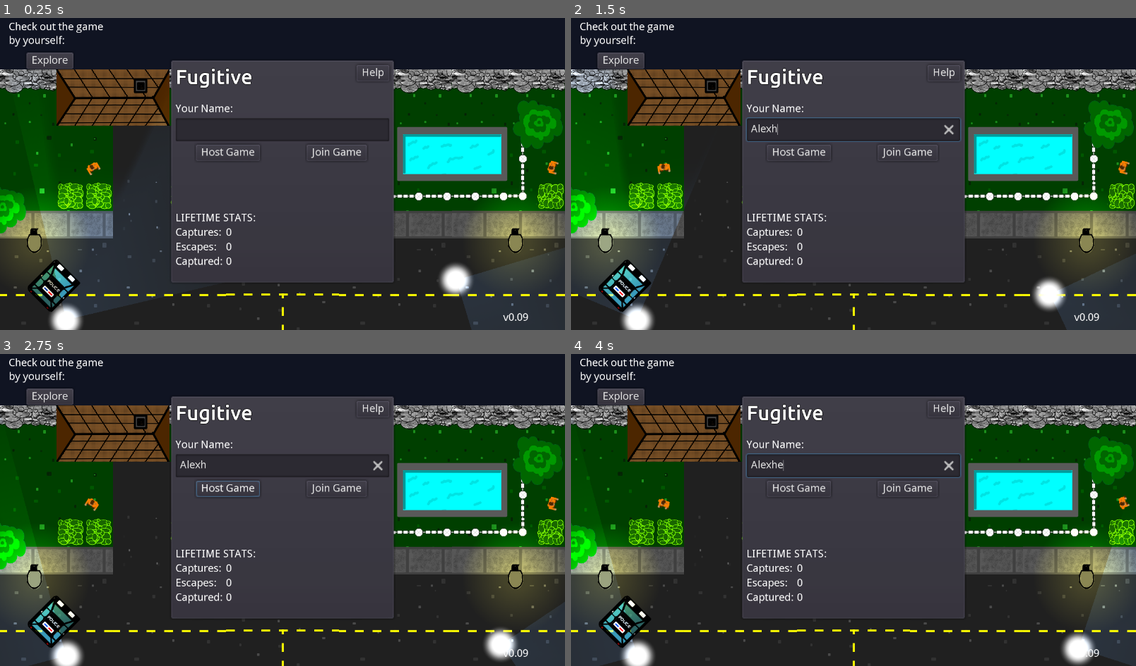
Above: before the commit, frames 1-4 (two rows, left to right).
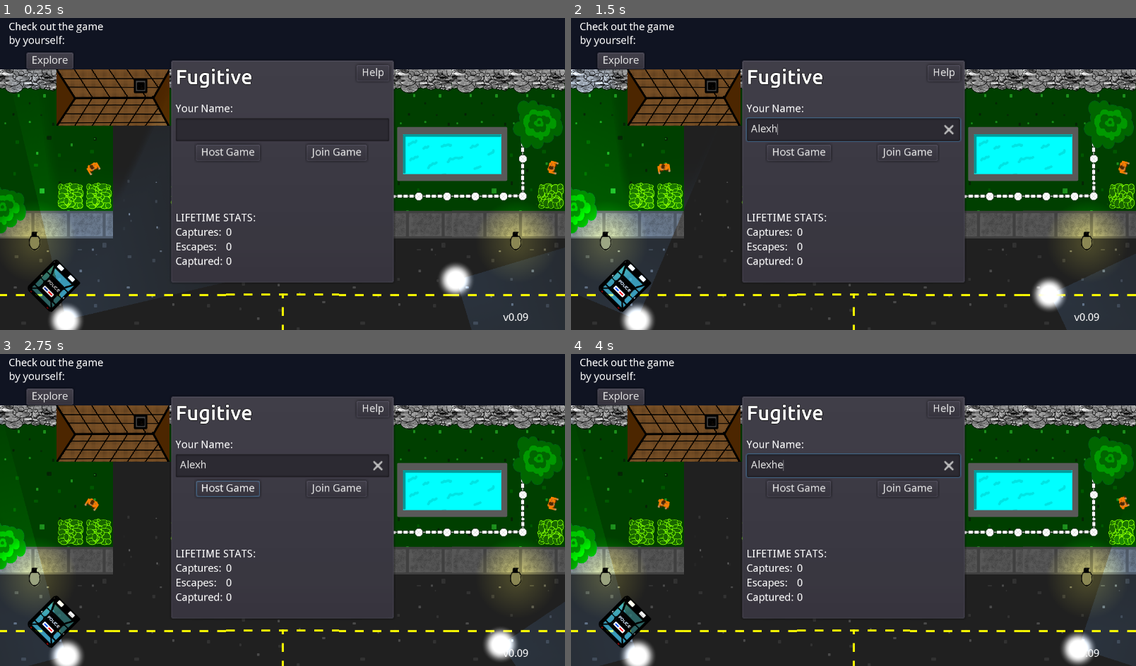
Above: after the commit, the same moments.

Repository: FugitiveTheGame/Fugitive
Game: Godot game, scene res://screens/mainmenu/MainMenu.tscn
The game is run twice, just before and just after one commit, with the same random seed, the same clock (stepped at 60 frames per second) and the same inputs.
Inputs (mouse positions are in pixels of both pictures, inside the frame that each line leads up to):
- Up to frame 1 (0.25 s): no input
- Up to frame 2 (1.5 s): click (853, 130) at 0.52 s; type "Alex" at 0.6 s; hold Right (ui_right) from 1.28 s (still down); hold H (car_horn) from 1.28 s (still down)
- Up to frame 3 (2.75 s): release Right (ui_right) at 2.03 s; release H (car_horn) at 2.03 s; hold Down (ui_down) from 2.03 s (still down); tap L (lock_car) at 2.1 s
- Up to frame 4 (4 s): release Down (ui_down) at 2.78 s; hold Right (ui_right) 2.78-3.53 s; hold Shift (sprint) 2.78-3.53 s; hold Up (ui_up) from 3.53 s (still down); tap E (use) at 3.6 s

The runs differ from the first frame. In frame 1, 1.1% of the frame differs, in the area x 0-100%, y 55-88%; in frame 2, 1.0%; in frame 3, 1.1%; in frame 4, 1.1%.

Commit message:
Fixed being able to hide under z index objects
- Feature's tile maps now have a shader that renders the fugitive if they are underneath
- Made street lights slightly smaller so you can't hide under them

Diff:
--- a/actors/street_light/StreetLight.tscn
+++ b/actors/street_light/StreetLight.tscn
@@ -8,6 +8,7 @@
 radius = 5.0
 
 [node name="StreetLight" type="Sprite"]
+scale = Vector2( 0.75, 0.75 )
 z_index = 1
 texture = ExtResource( 2 )
 script = ExtResource( 3 )
--- a/maps/map_01/Map_01.tscn
+++ b/maps/map_01/Map_01.tscn
@@ -1,9 +1,10 @@
-[gd_scene load_steps=9 format=2]
+[gd_scene load_steps=10 format=2]
 
 [ext_resource path="res://actors/motion_sensor/MotionSensor.tscn" type="PackedScene" id=1]
 [ext_resource path="res://maps/tilesets/neighborhood/features.tres" type="TileSet" id=2]
 [ext_resource path="res://maps/tilesets/neighborhood/walls.tres" type="TileSet" id=3]
 [ext_resource path="res://maps/tilesets/neighborhood/ground.tres" type="TileSet" id=4]
+[ext_resource path="res://maps/tilesets/neighborhood/features_shadermaterial.tres" type="Material" id=5]
 [ext_resource path="res://actors/car/Car.tscn" type="PackedScene" id=6]
 [ext_resource path="res://maps/base/BaseMap.tscn" type="PackedScene" id=7]
 [ext_resource path="res://actors/car_wall/CarWall.tscn" type="PackedScene" id=8]
@@ -27,6 +28,7 @@
 tile_data = PoolIntArray( -2359299, -1073741824, 0, -2359298, 2, 0, -2359297, 2, 0, -2424832, 3, 0, -2424831, 4, 0, -24 …(6593 unchanged characters)…
 
 [node name="features" type="TileMap" parent="map" index="2"]
+material = ExtResource( 5 )
 z_index = 1
 tile_set = ExtResource( 2 )
 collision_mask = 0
--- a/maps/map_01/Map_01_dev.tscn
+++ b/maps/map_01/Map_01_dev.tscn
@@ -13,7 +13,7 @@
 playerName = "Adam"
 
 [node name="Hider00" parent="players" index="2" instance=ExtResource( 4 )]
-position = Vector2( 368.027, 256.014 )
+position = Vector2( 262.578, 221.814 )
 playerName = "Alex"
 
 [node name="Hider01" parent="players" index="3" instance=ExtResource( 4 )]
--- a/maps/map_02/Map_02.tscn
+++ b/maps/map_02/Map_02.tscn
@@ -8,6 +8,7 @@
 [ext_resource path="res://maps/tilesets/neighborhood/features.tres" type="TileSet" id=6]
 [ext_resource path="res://maps/base/BaseMap.tscn" type="PackedScene" id=7]
 [ext_resource path="res://actors/street_light/StreetLight.tscn" type="PackedScene" id=8]
+[ext_resource path="res://maps/tilesets/neighborhood/features_shadermaterial.tres" type="Material" id=9]
 
 [node name="base" instance=ExtResource( 7 )]
 
@@ -26,6 +27,8 @@
 tile_data = PoolIntArray( -3, -1073741824, 0, -2, 2, 0, -1, 2, 0, -65536, 3, 0, -65535, 4, 0, -65534, 2, 0, -65533, 2,  …(2139 unchanged characters)…
 
 [node name="features" type="TileMap" parent="map" index="2"]
+material = ExtResource( 9 )
+z_index = 1
 tile_set = ExtResource( 6 )
 collision_mask = 0
 format = 1
--- a/maps/map_03/Map_03.tscn
+++ b/maps/map_03/Map_03.tscn
@@ -7,8 +7,9 @@
 [ext_resource path="res://actors/car/Car.tscn" type="PackedScene" id=5]
 [ext_resource path="res://actors/street_light/StreetLight.tscn" type="PackedScene" id=6]
 [ext_resource path="res://actors/motion_sensor/MotionSensor.tscn" type="PackedScene" id=7]
-
-[node name="base" index="0" instance=ExtResource( 1 )]
+[ext_resource path="res://maps/tilesets/neighborhood/features_shadermaterial.tres" type="Material" id=8]
+
+[node name="base" instance=ExtResource( 1 )]
 
 [node name="ground" type="TileMap" parent="map" index="0"]
 tile_set = ExtResource( 2 )
@@ -26,6 +27,8 @@
 tile_data = PoolIntArray( -3145779, -1073741824, 0, -3145778, 2, 0, -3145777, 2, 0, -3145776, 2, 0, -3145775, 2, 0, -31 …(19060 unchanged characters)…
 
 [node name="features" type="TileMap" parent="map" index="2"]
+material = ExtResource( 8 )
+z_index = 1
 tile_set = ExtResource( 4 )
 collision_mask = 0
 format = 1
--- a/maps/map_04/Map_04.tscn
+++ b/maps/map_04/Map_04.tscn
@@ -8,6 +8,7 @@
 [ext_resource path="res://actors/street_light/StreetLight.tscn" type="PackedScene" id=6]
 [ext_resource path="res://actors/motion_sensor/MotionSensor.gd" type="Script" id=7]
 [ext_resource path="res://actors/car/Car.tscn" type="PackedScene" id=8]
+[ext_resource path="res://maps/tilesets/neighborhood/features_shadermaterial.tres" type="Material" id=9]
 
 [node name="base" instance=ExtResource( 1 )]
 
@@ -27,6 +28,8 @@
 tile_data = PoolIntArray( -4194307, -1073741824, 0, -4194306, 2, 0, -4194305, 2, 0, -4259840, 2, 0, -4259839, 2, 0, -42 …(5118 unchanged characters)…
 
 [node name="features" type="TileMap" parent="map" index="2"]
+material = ExtResource( 9 )
+z_index = 1
 tile_set = ExtResource( 2 )
 collision_mask = 0
 format = 1
--- a/maps/map_breakin/Map_breakin.tscn
+++ b/maps/map_breakin/Map_breakin.tscn
@@ -7,8 +7,9 @@
 [ext_resource path="res://actors/car/Car.tscn" type="PackedScene" id=5]
 [ext_resource path="res://maps/base/BaseMap.tscn" type="PackedScene" id=6]
 [ext_resource path="res://actors/street_light/StreetLight.tscn" type="PackedScene" id=7]
+[ext_resource path="res://maps/tilesets/neighborhood/features_shadermaterial.tres" type="Material" id=8]
 
-[node name="base" index="0" instance=ExtResource( 6 )]
+[node name="base" instance=ExtResource( 6 )]
 
 [node name="MotionSensor" parent="." index="0" instance=ExtResource( 4 )]
 position = Vector2( -3522.39, -5938.27 )
@@ -47,6 +48,8 @@
 tile_data = PoolIntArray( -4849604, 1610612741, 0, -4849603, 1610612741, 0, -4849602, 1610612741, 0, -4849601, 16106127 …(44417 unchanged characters)…
 
 [node name="features" type="TileMap" parent="map" index="2"]
+material = ExtResource( 8 )
+z_index = 1
 tile_set = ExtResource( 3 )
 collision_mask = 0
 format = 1
--- a/maps/the_park/ThePark.tscn
+++ b/maps/the_park/ThePark.tscn
@@ -7,8 +7,9 @@
 [ext_resource path="res://actors/street_light/StreetLight.tscn" type="PackedScene" id=5]
 [ext_resource path="res://actors/motion_sensor/MotionSensor.tscn" type="PackedScene" id=6]
 [ext_resource path="res://actors/car/Car.tscn" type="PackedScene" id=7]
-
-[node name="base" index="0" instance=ExtResource( 4 )]
+[ext_resource path="res://maps/tilesets/neighborhood/features_shadermaterial.tres" type="Material" id=8]
+
+[node name="base" instance=ExtResource( 4 )]
 
 [node name="ground" type="TileMap" parent="map" index="0"]
 position = Vector2( 1, -3 )
@@ -27,6 +28,8 @@
 tile_data = PoolIntArray( -2621428, -1073741824, 0, -2621427, 2, 0, -2621426, 2, 0, -2621425, 2, 0, -2621424, 2, 0, -26 …(3733 unchanged characters)…
 
 [node name="features" type="TileMap" parent="map" index="2"]
+material = ExtResource( 8 )
+z_index = 1
 tile_set = ExtResource( 3 )
 collision_mask = 0
 format = 1
--- /dev/null
+++ b/maps/tilesets/neighborhood/features.shader
@@ -0,0 +1,15 @@
+shader_type canvas_item;
+
+void fragment() {
+    vec3 c = textureLod(SCREEN_TEXTURE, SCREEN_UV, 0.0).rgb;
+	vec4 t = texture(TEXTURE, UV);
+
+	if(t.a > 0.0 && c.r > 0.3 && c.g > 0.2 && c.g < 0.5 && c.b < 0.2)
+	{
+		COLOR.rgb -= c;
+	}
+	else
+	{
+		COLOR = t;
+	}
+}
--- /dev/null
+++ b/maps/tilesets/neighborhood/features_shadermaterial.tres
@@ -0,0 +1,7 @@
+[gd_resource type="ShaderMaterial" load_steps=2 format=2]
+
+[ext_resource path="res://maps/tilesets/neighborhood/features.shader" type="Shader" id=1]
+
+[resource]
+render_priority = 99
+shader = ExtResource( 1 )
Not shown: 1 places in maps/map_02/Map_02.tscn that only renumber resources
Not shown: 1 places in maps/map_03/Map_03.tscn that only renumber resources
Not shown: 1 places in maps/map_04/Map_04.tscn that only renumber resources
Not shown: 1 places in maps/map_breakin/Map_breakin.tscn that only renumber resources
Not shown: 1 places in maps/the_park/ThePark.tscn that only renumber resources
